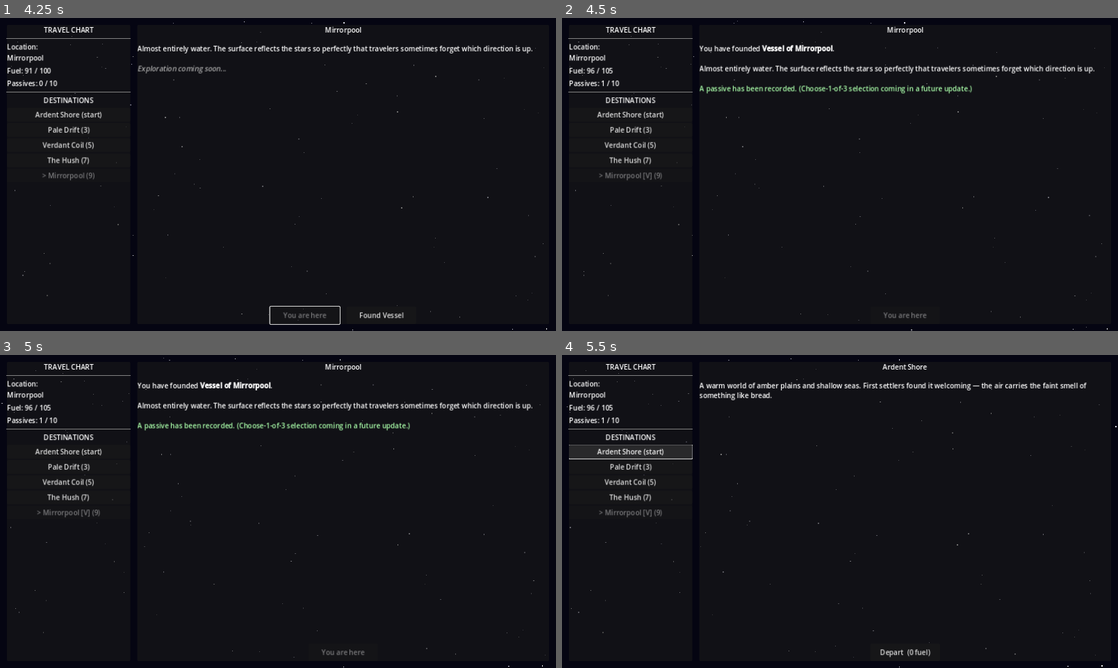
Above: before the commit, frames 1-4 (two rows, left to right).
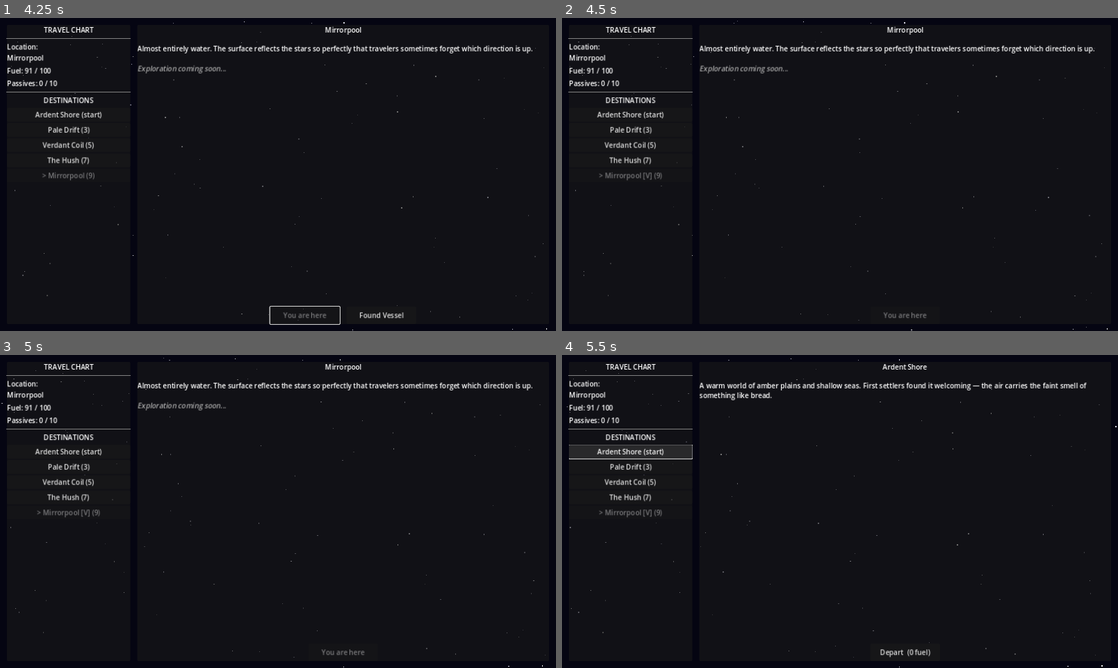
Above: after the commit, the same moments.

Repository: ColdTie/Metanoia-Vessel-2D
Game: Godot game, scene res://scenes/travel/travel_screen.tscn
Same seed, same stepped clock (60 frames per second), same inputs: the game is played once before the commit and once after it.
Inputs:
- Up to frame 1 (4.25 s): click "Pale Drift (3)" at 0.5 s; click "Verdant Coil (5)" at 1.25 s; click "The Hush (7)" at 2 s; click "Mirrorpool (9)" at 2.75 s; click "Depart (9 fuel)" at 3.5 s
- Up to frame 2 (4.5 s): click "Found Vessel" at 4.25 s
- Up to frame 3 (5 s): no input
- Up to frame 4 (5.5 s): click "Ardent Shore (start)" at 5 s

Frame 1 is identical in both runs. In frame 2, 2.4% of the frame differs, in the area x 5-96%, y 8-25%; in frame 3, 2.4%; in frame 4, less than 0.1%.
Error after the commit: Parse Error: Cannot infer the type of "p" variable because the value doesn't have a set type. (res://scripts/ui/passive_select.gd:84)

Commit message:
feat: choose-1-of-3 passive selection on world settle
Settling a world now presents a card overlay with 3 randomly drawn
passives, biased toward the settled world's biome type. Only unowned
passives appear. Completing the selection grants the passive, saves,
and shows the founding summary in the right panel.

Also defines the full 10-passive PASSIVE_POOL in GameState (satisfying
the void-unlock prerequisite data), and fixes save_load to persist
max_fuel so founding_bonus's +5 survives reloads.

Co-Authored-By: Claude Sonnet 4.6 <noreply@anthropic.com>
Claude-Session: https://claude.ai/code/session_01RRBC7JA1M5bzJbSHxYm8Hi

Diff:
--- /dev/null
+++ b/scenes/ui/passive_select.tscn
@@ -0,0 +1,6 @@
+[gd_scene load_steps=2 format=3 uid="uid://passiveselect001"]
+
+[ext_resource type="Script" path="res://scripts/ui/passive_select.gd" id="1_psel"]
+
+[node name="PassiveSelect" type="CanvasLayer"]
+script = ExtResource("1_psel")
--- a/scripts/autoloads/game_state.gd
+++ b/scripts/autoloads/game_state.gd
@@ -3,6 +3,71 @@
 # Singleton: all mutable game state. Access via GameState.x anywhere.
 
 const MAX_PASSIVES := 10  # Reaching this triggers void unlock check
+
+# Full passive roster — 10 total (5 world-type, 5 generic) enables void unlock.
+# type field biases pick_passive_choices() toward the settled world's biome.
+const PASSIVE_POOL = [
+	{
+		"id": "founding_bonus",
+		"name": "Founding Bonus",
+		"desc": "The act of founding sharpens your resolve. +5 max fuel.",
+		"type": "generic",
+	},
+	{
+		"id": "echo_listener",
+		"name": "Echo Listener",
+		"desc": "You hear what creatures mean, not just what they say. Unlocks deeper dialogue options.",
+		"type": "generic",
+	},
+	{
+		"id": "vessel_bond",
+		"name": "Vessel Bond",
+		"desc": "Each founding deepens your connection. Vessels restore 10 more fuel when you visit.",
+		"type": "generic",
+	},
+	{
+		"id": "cartographer",
+		"name": "Cartographer's Eye",
+		"desc": "Distance loses its mystery. All world travel costs are reduced by 1 fuel.",
+		"type": "generic",
+	},
+	{
+		"id": "steady_reach",
+		"name": "Steady Reach",
+		"desc": "Experience steadies you. The first encounter on any world can always be avoided.",
+		"type": "generic",
+	},
+	{
+		"id": "ember_sight",
+		"name": "Ember Sight",
+		"desc": "Temperate warmth opens your senses. Gain 5 fuel on arrival at temperate worlds.",
+		"type": "temperate",
+	},
+	{
+		"id": "frost_hardened",
+		"name": "Frost Hardened",
+		"desc": "The cold no longer costs you. Ice-world travel costs 1 less fuel.",
+		"type": "ice",
+	},
+	{
+		"id": "root_knowledge",
+		"name": "Root Knowledge",
+		"desc": "Jungle worlds reveal their specimens more readily to you.",
+		"type": "jungle",
+	},
+	{
+		"id": "dust_walker",
+		"name": "Dust Walker",
+		"desc": "Desert silence teaches patience. Desert worlds never trigger forced combat.",
+		"type": "desert",
+	},
+	{
+		"id": "tide_reader",
+		"name": "Tide Reader",
+		"desc": "Ocean rhythms guide your eye. Reveals hidden specimens on ocean worlds.",
+		"type": "ocean",
+	},
+]
 
 var current_world: String = "Ardent Shore"
 var passives: Array = []          # Array of {id, name, desc, source}
@@ -143,3 +208,33 @@
 
 func refuel(amount: int) -> void:
 	fuel = min(fuel + amount, max_fuel)
+
+
+# Returns up to `count` passives the player doesn't own, biased toward world_type.
+func pick_passive_choices(world_type: String, count: int = 3) -> Array:
+	var owned_ids: Array = []
+	for p in passives:
+		owned_ids.append(p["id"])
+
+	var typed: Array = []
+	var other: Array = []
+	for p in PASSIVE_POOL:
+		if owned_ids.has(p["id"]):
+			continue
+		if p.get("type", "generic") == world_type:
+			typed.append(p)
+		else:
+			other.append(p)
+
+	other.shuffle()
+
+	var choices: Array = []
+	if not typed.is_empty():
+		choices.append(typed[0])
+	for p in other:
+		if choices.size() >= count:
+			break
+		choices.append(p)
+
+	choices.shuffle()
+	return choices
--- a/scripts/autoloads/save_load.gd
+++ b/scripts/autoloads/save_load.gd
@@ -12,6 +12,7 @@
 		"specimens": GameState.specimens,
 		"credits": GameState.credits,
 		"fuel": GameState.fuel,
+		"max_fuel": GameState.max_fuel,
 		"settled_worlds": _get_settled_worlds(),
 	}
 	var file := FileAccess.open(SAVE_PATH, FileAccess.WRITE)
@@ -40,6 +41,7 @@
 	GameState.ship_decorations = data.get("ship_decorations", [])
 	GameState.specimens = data.get("specimens", [])
 	GameState.credits = data.get("credits", 0)
+	GameState.max_fuel = data.get("max_fuel", 100)
 	GameState.fuel = data.get("fuel", 100)
 	_restore_settled_worlds(data.get("settled_worlds", []))
 	return true
--- a/scripts/travel/travel_screen.gd
+++ b/scripts/travel/travel_screen.gd
@@ -3,6 +3,8 @@
 # Travel Screen — the player's main navigation hub.
 # All UI is built programmatically so the .tscn stays trivially simple.
 # Three parallax star layers scroll right-to-left at different speeds.
+
+const PASSIVE_SELECT_SCENE := preload("res://scenes/ui/passive_select.tscn")
 
 const STAR_SPEEDS: Array = [12.0, 28.0, 55.0]
 const STAR_COUNTS: Array = [120, 70, 35]
@@ -22,6 +24,7 @@
 var _settle_button: Button
 
 var _selected_world_id: String = ""
+var _passive_select: Node = null
 
 
 func _ready() -> void:
@@ -290,27 +293,39 @@
 	world["settled"] = true
 	world["vessel_name"] = "Vessel of " + world["name"]
 
-	# Grant the founding passive (choose-1-of-3 UI is TODO)
-	GameState.add_passive({
-		"id": "founding_bonus",
-		"name": "Founding Bonus",
-		"desc": "The act of founding grants clarity. +5 max fuel.",
-		"source": world["name"],
-	})
-	GameState.max_fuel += 5
-	GameState.refuel(5)
-
 	_settle_button.visible = false
 	_populate_destinations()
+
+	var choices := GameState.pick_passive_choices(world.get("type", "generic"))
+	_passive_select = PASSIVE_SELECT_SCENE.instantiate()
+	_passive_select.setup(choices)
+	_passive_select.passive_chosen.connect(_on_passive_chosen.bind(world))
+	add_child(_passive_select)
+
+
+func _on_passive_chosen(passive: Dictionary, world: Dictionary) -> void:
+	GameState.add_passive({
+		"id": passive["id"],
+		"name": passive["name"],
+		"desc": passive["desc"],
+		"source": world.get("name", ""),
+	})
+	if passive["id"] == "founding_bonus":
+		GameState.max_fuel += 5
+		GameState.refuel(5)
+
+	if _passive_select:
+		_passive_select.queue_free()
+		_passive_select = null
+
 	_refresh_status()
+	SaveLoad.save_game()
 
 	_world_desc_label.text = \
-		"You have founded [b]" + world["vessel_name"] + "[/b].\n\n" \
+		"You have founded [b]" + world.get("vessel_name", "") + "[/b].\n\n" \
 		+ world.get("description", "") \
-		+ "\n\n[color=#aaffaa]A passive has been recorded. " \
-		+ "(Choose-1-of-3 selection coming in a future update.)[/color]"
-
-	SaveLoad.save_game()
+		+ "\n\n[color=#aaffaa]Passive gained: [b]" + passive["name"] \
+		+ "[/b] — " + passive["desc"] + "[/color]"
 
 
 func _on_world_changed(_new_world: String) -> void:
--- /dev/null
+++ b/scripts/ui/passive_select.gd
@@ -0,0 +1,90 @@
+extends CanvasLayer
+
+# Overlay shown when a player settles a world. Presents 3 passive choices;
+# emits passive_chosen when the player picks one.
+
+signal passive_chosen(passive: Dictionary)
+
+var _choices: Array = []
+
+
+func setup(choices: Array) -> void:
+	_choices = choices
+
+
+func _ready() -> void:
+	layer = 10
+	_build_ui()
+
+
+func _build_ui() -> void:
+	var dim := ColorRect.new()
+	dim.set_anchors_and_offsets_preset(Control.PRESET_FULL_RECT)
+	dim.color = Color(0.0, 0.0, 0.0, 0.72)
+	dim.mouse_filter = Control.MOUSE_FILTER_STOP
+	add_child(dim)
+
+	var root := Control.new()
+	root.set_anchors_and_offsets_preset(Control.PRESET_FULL_RECT)
+	add_child(root)
+
+	var outer := VBoxContainer.new()
+	outer.set_anchor(SIDE_LEFT, 0.5)
+	outer.set_anchor(SIDE_TOP, 0.5)
+	outer.set_anchor(SIDE_RIGHT, 0.5)
+	outer.set_anchor(SIDE_BOTTOM, 0.5)
+	outer.set_offset(SIDE_LEFT, -500.0)
+	outer.set_offset(SIDE_TOP, -250.0)
+	outer.set_offset(SIDE_RIGHT, 500.0)
+	outer.set_offset(SIDE_BOTTOM, 250.0)
+	outer.add_theme_constant_override("separation", 12)
+	root.add_child(outer)
+
+	var title := Label.new()
+	title.text = "CHOOSE YOUR REWARD"
+	title.horizontal_alignment = HORIZONTAL_ALIGNMENT_CENTER
+	outer.add_child(title)
+
+	var subtitle := Label.new()
+	subtitle.text = "Select one passive to carry forward. The others are lost."
+	subtitle.horizontal_alignment = HORIZONTAL_ALIGNMENT_CENTER
+	outer.add_child(subtitle)
+
+	outer.add_child(HSeparator.new())
+
+	var card_row := HBoxContainer.new()
+	card_row.size_flags_vertical = Control.SIZE_EXPAND_FILL
+	card_row.add_theme_constant_override("separation", 12)
+	outer.add_child(card_row)
+
+	for choice in _choices:
+		var card := PanelContainer.new()
+		card.size_flags_horizontal = Control.SIZE_EXPAND_FILL
+		card_row.add_child(card)
+
+		var cvbox := VBoxContainer.new()
+		cvbox.add_theme_constant_override("separation", 8)
+		card.add_child(cvbox)
+
+		var name_lbl := Label.new()
+		name_lbl.text = choice["name"]
+		name_lbl.horizontal_alignment = HORIZONTAL_ALIGNMENT_CENTER
+		cvbox.add_child(name_lbl)
+
+		var desc_lbl := Label.new()
+		desc_lbl.text = choice["desc"]
+		desc_lbl.autowrap_mode = TextServer.AUTOWRAP_WORD_SMART
+		desc_lbl.horizontal_alignment = HORIZONTAL_ALIGNMENT_CENTER
+		desc_lbl.size_flags_vertical = Control.SIZE_EXPAND_FILL
+		cvbox.add_child(desc_lbl)
+
+		var choose_btn := Button.new()
+		choose_btn.text = "Choose"
+		choose_btn.custom_minimum_size = Vector2(0.0, 36.0)
+		var p := choice
+		choose_btn.pressed.connect(func(): _on_chosen(p))
+		cvbox.add_child(choose_btn)
+
+
+func _on_chosen(passive: Dictionary) -> void:
+	passive_chosen.emit(passive)
Not shown, changed: design/content-log.md
Not shown, changed: design/systems.md
